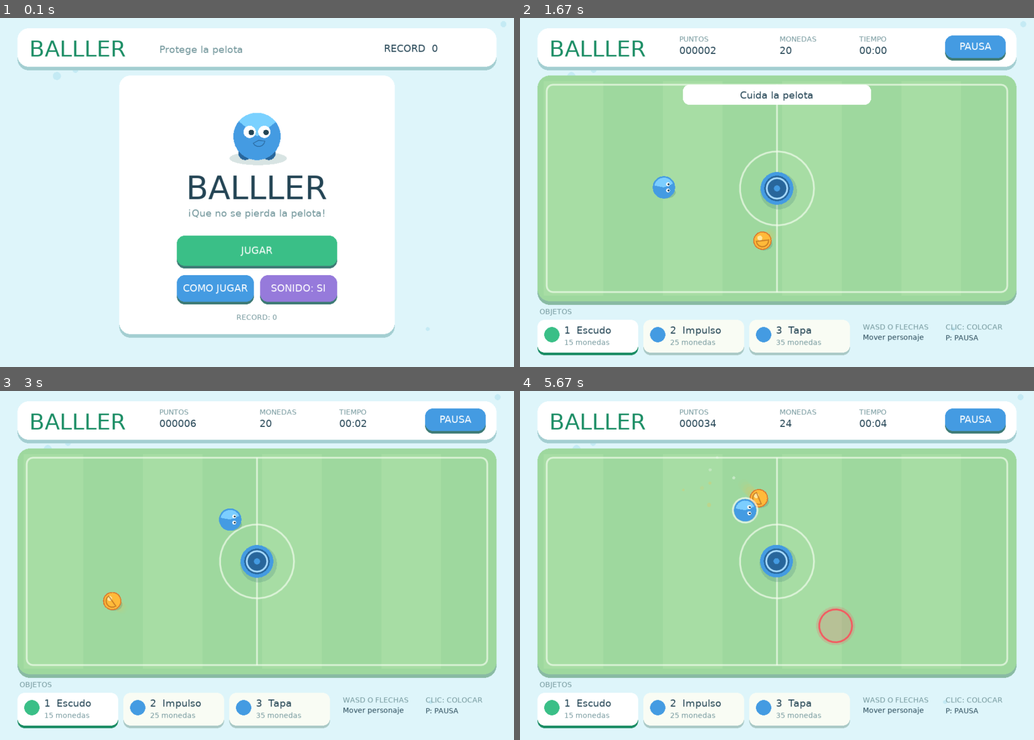
Above: before the commit, frames 1-4 (two rows, left to right).
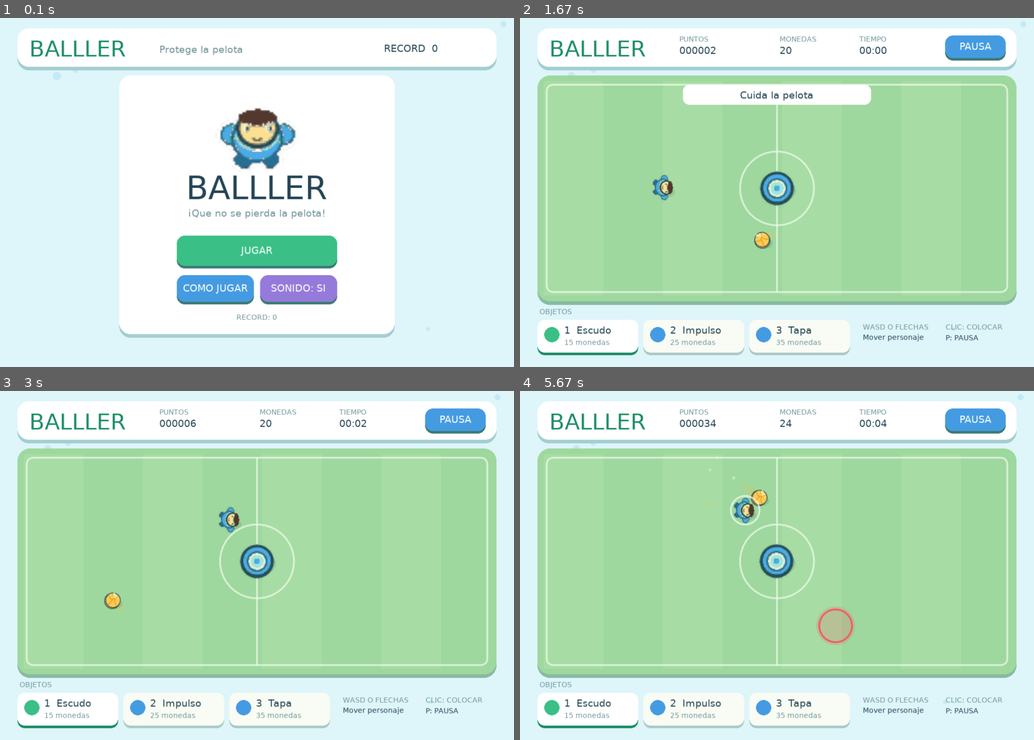
Above: after the commit, the same moments.

Repository: CueloRubik/Balller
Game: LÖVE game, started from main.lua
The game is run twice, just before and just after one commit, with the same random seed, the same clock (stepped at 60 frames per second) and the same inputs.
Inputs (mouse positions are in pixels of both pictures, inside the frame that each line leads up to):
- Up to frame 1 (0.1 s): no input
- Up to frame 2 (1.67 s): tap Enter at 0.33 s; click (777, 189) at 0.72 s; hold P 1-1.47 s; hold Right 1-1.47 s; hold P from 1.5 s (still down)
- Up to frame 3 (3 s): release P at 1.97 s; hold Right 2-2.47 s; hold Up 2.5-2.8 s; hold Right from 2.83 s (still down)
- Up to frame 4 (5.67 s): release Right at 3.3 s; hold Left 3.33-3.87 s; hold Down 3.9-4.2 s; hold Left 4.23-4.63 s; hold Up 4.67-5.03 s; hold Right from 5.07 s (still down)

The runs differ from the first frame. In frame 1, 1.6% of the frame differs, in the area x 42-58%, y 25-44%; in frame 2, 0.8%; in frame 3, 0.8%; in frame 4, 0.9%.

Commit message:
Añadir sprites originales, pruebas y documentación

Diff:
--- a/main.lua
+++ b/main.lua
@@ -106,6 +106,7 @@
 
 function love.load()
   UI.load()
+  Art.load()
   Save.load()
   Sound.load()
   Sound.enabled=Save.sound
--- a/src/art.lua
+++ b/src/art.lua
@@ -179,4 +179,76 @@
   lg.arc("line",3,8,11,.13,2.65)
   lg.pop()
 end
+
+local atlas
+local quads={}
+function M.load()
+  atlas=lg.newImage("assets/sprites.png")
+  atlas:setFilter("linear","linear")
+  for i=1,8 do
+    local col=(i-1)%4
+    local row=math.floor((i-1)/4)
+    quads[i]=lg.newQuad(col*48,row*48,48,48,192,96)
+  end
+end
+local function sprite(id,x,y,sz,rotation)
+  if not atlas then return end
+  col(C.paper)
+  lg.draw(atlas,quads[id],x,y,rotation or 0,sz/48,sz/48,24,24)
+end
+local oldPlayer=M.player
+function M.player(p)
+  if not atlas then return oldPlayer(p) end
+  col(C.shadow,.19)
+  lg.ellipse("fill",p.x+3,p.y+9,19,11)
+  local angle=math.atan2 and math.atan2(p.dx,-p.dy) or math.atan(p.dx,-p.dy)
+  sprite(1,p.x,p.y,57,angle)
+  if p.hit>0 then
+    col(C.paper,math.min(1,p.hit*4))
+    lg.setLineWidth(3)
+    lg.circle("line",p.x,p.y,28)
+    lg.setLineWidth(1)
+  end
+end
+local oldBall=M.ball
+function M.ball(b)
+  if not atlas then return oldBall(b) end
+  for i=#b.trail,1,-1 do
+    local p=b.trail[i]
+    col(C.gold,(1-i/#b.trail)*.18)
+    lg.circle("fill",p.x,p.y,10)
+  end
+  col(C.shadow,.2)
+  lg.ellipse("fill",b.x+3,b.y+5,17,11)
+  sprite(2,b.x,b.y,43,b.spin)
+end
+local oldHazards=M.hazards
+function M.hazards(hazards,t)
+  if not atlas then return oldHazards(hazards,t) end
+  for _,h in ipairs(hazards) do
+    local active=h.age>=h.warning and h.age<h.warning+h.active
+    if active then
+      col(C.shadow,.22)
+      lg.ellipse("fill",h.x+3,h.y+6,h.r+3,h.r*.76)
+      sprite(h.kind==1 and 3 or 4,h.x,h.y,h.r*2+20)
+    else
+      oldHazards({h},t)
+    end
+  end
+end
+local oldObjects=M.objects
+function M.objects(objects)
+  if not atlas then return oldObjects(objects) end
+  for _,o in ipairs(objects) do
+    col(C.shadow,.2)
+    lg.ellipse("fill",o.x+3,o.y+5,o.r+2,o.r*.7)
+    sprite(4+o.kind,o.x,o.y,o.r*2+16)
+  end
+end
+local oldMascot=M.mascot
+function M.mascot(x,y,scale,t)
+  if not atlas then return oldMascot(x,y,scale,t) end
+  sprite(1,x,y+math.sin(t*2.5)*3,154*scale)
+end
+
 return M
--- /dev/null
+++ b/tests/smoke.lua
@@ -0,0 +1,40 @@
+package.path="./?.lua;./?/init.lua;"..package.path
+local calls=0
+local function noop() calls=calls+1 end
+local graphics={}
+for _,name in ipairs({"clear","setColor","rectangle","circle","line","arc","polygon","ellipse","setLineWidth","setScissor","push","pop","translate","scale","print","printf","setFont","draw"}) do
+  graphics[name]=noop
+end
+graphics.newFont=function(size) return {} end
+graphics.getDimensions=function() return 1000,680 end
+graphics.newImage=function() return {setFilter=noop} end
+graphics.newQuad=function() return {} end
+local keyboard={isDown=function() return false end}
+local data={setSample=noop}
+local filesystem={getInfo=function() return nil end,read=function() return nil end,write=function() return true end}
+local source={play=noop,stop=noop}
+love={
+  graphics=graphics,
+  keyboard=keyboard,
+  filesystem=filesystem,
+  sound={newSoundData=function() return data end},
+  audio={newSource=function() return source end},
+  math={random=math.random,setRandomSeed=math.randomseed},
+  mouse={getPosition=function() return 500,300 end}
+}
+dofile("main.lua")
+love.load()
+love.draw()
+love.keypressed("return")
+for i=1,360 do
+  love.update(1/60)
+  love.draw()
+end
+love.keypressed("1")
+love.mousepressed(420,320,1)
+love.keypressed("p")
+love.draw()
+love.keypressed("p")
+love.draw()
+assert(calls>100,"Draw calls were not triggered")
+print("Balller smoke test OK")
Binary file added: assets/sprites.png
